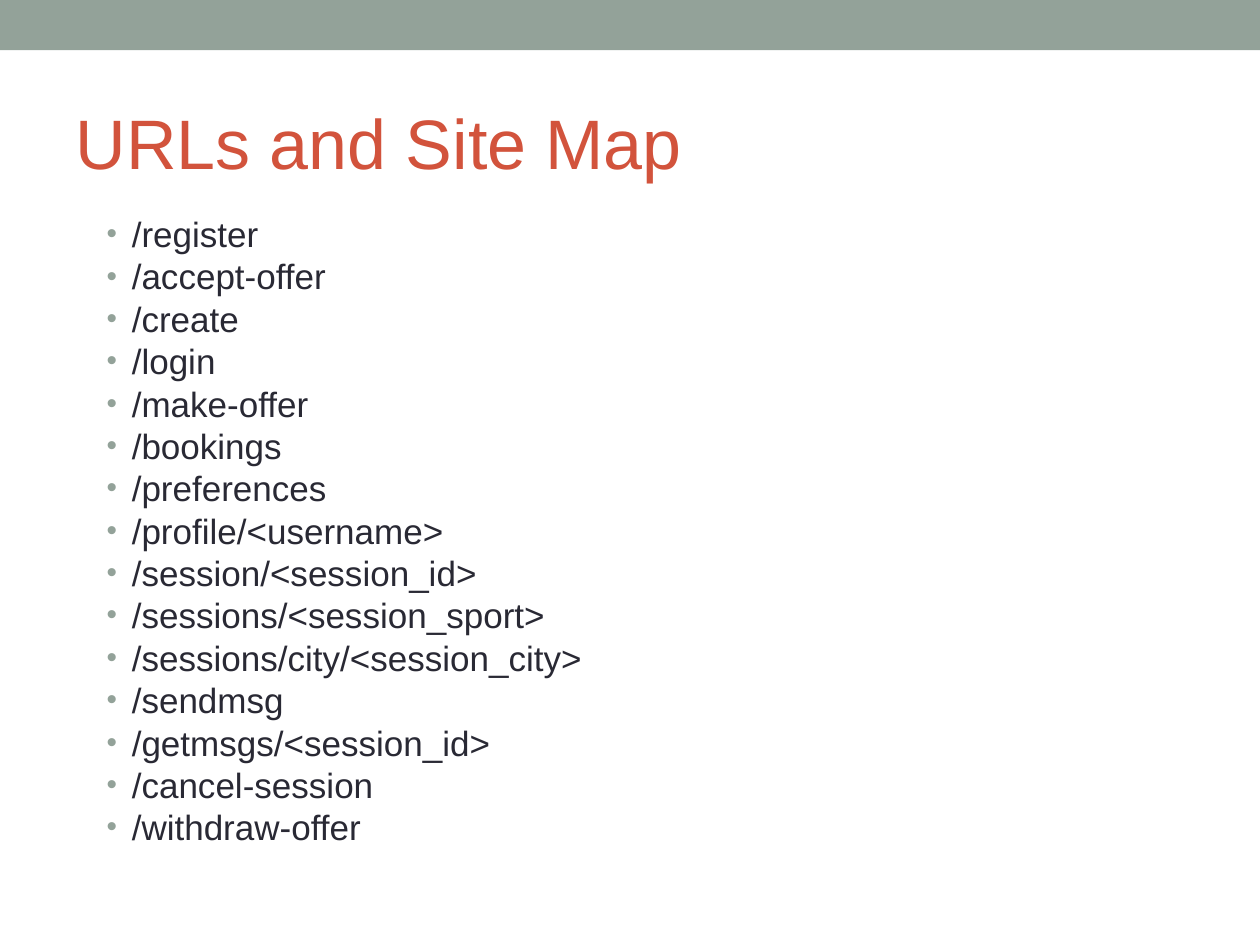
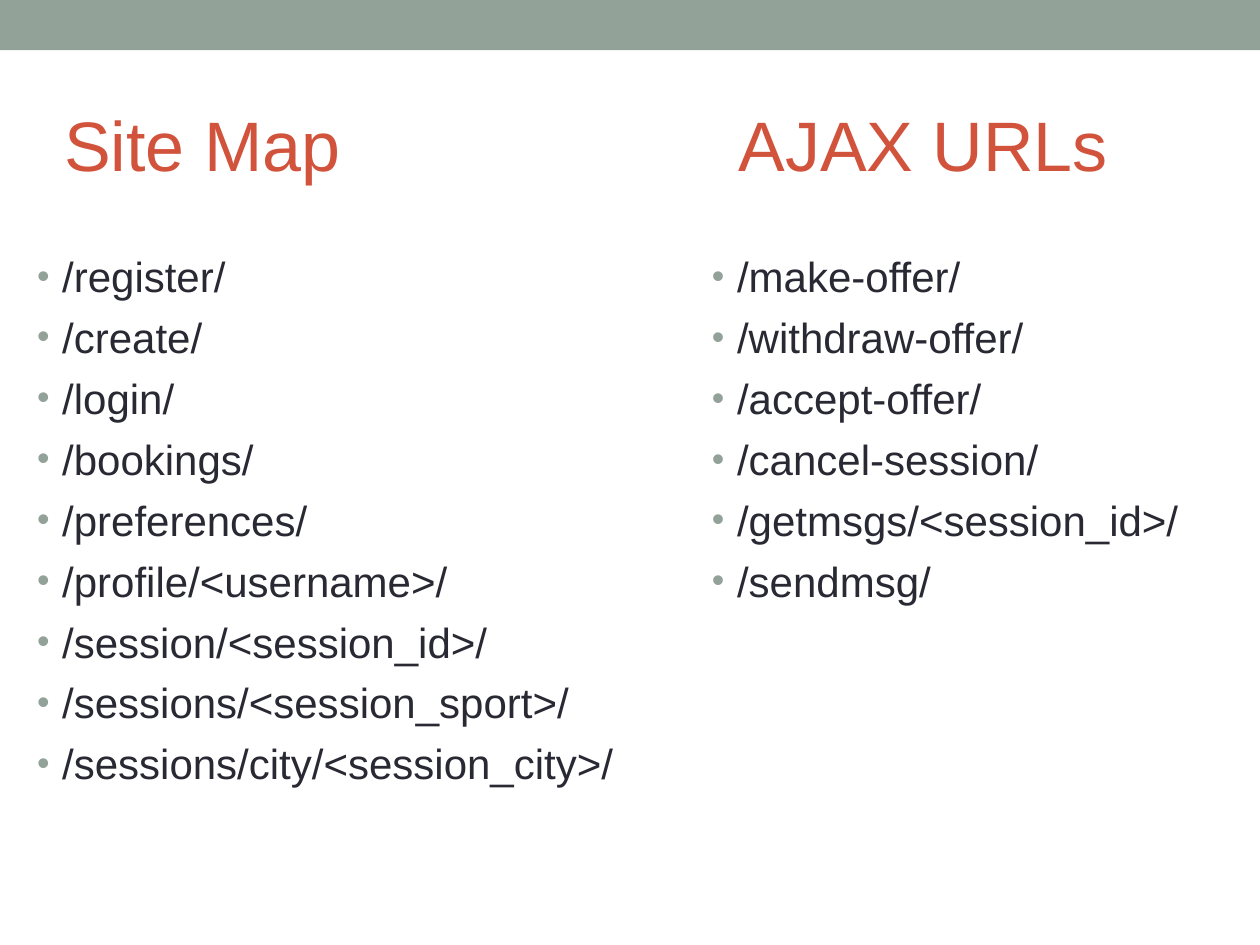
Before and after one commit to HelenFoster/DIM3-Team-K, a slide deck: slide 14 of Documents/Team-K-PlayMaker_updated.ppt. Drawn at 1260x945 pixels with LibreOffice and Linux fonts; fonts in the diff are those of the drawing. Boxes give left, top, right and bottom in pixels: in the first picture for what was removed or moved away, otherwise in the second. Text is boxed around its words. In the diff, an @@ line names an element or a change of style, - is before the commit and + after.

Commit message:
Added field to Member table and modified urls

```diff
--- a/Documents/Team-K-PlayMaker_updated.ppt
+++ b/Documents/Team-K-PlayMaker_updated.ppt
@@ title at (x1=64, y1=120, x2=340, y2=185): text changed @@
-URLs and Site Map
+Site Map
@@ text added at (x1=739, y1=123, x2=1108, y2=172), 40 pt, text #D2533C @@
+AJAX URLs
@@ text at (x1=62, y1=261, x2=613, y2=788): text changed; size 20 to 24 pt @@
-• /register
-• /accept-offer
-• /create
-• /login
-• /make-offer
-• /bookings
-• /preferences
-• /profile/<username>
-• /session/<session_id>
-• /sessions/<session_sport>
-• /sessions/city/<session_city>
-• /sendmsg
-• /getmsgs/<session_id>
-• /cancel-session
-• /withdraw-offer
+• /register/
+• /create/
+• /login/
+• /bookings/
+• /preferences/
+• /profile/<username>/
+• /session/<session_id>/
+• /sessions/<session_sport>/
+• /sessions/city/<session_city>/
@@ text added at (x1=737, y1=261, x2=1178, y2=605), 24 pt, text #292934 @@
+• /make-offer/
+• /withdraw-offer/
+• /accept-offer/
+• /cancel-session/
+• /getmsgs/<session_id>/
+• /sendmsg/
```
Also in this commit, not shown: 2 other slides changed.
